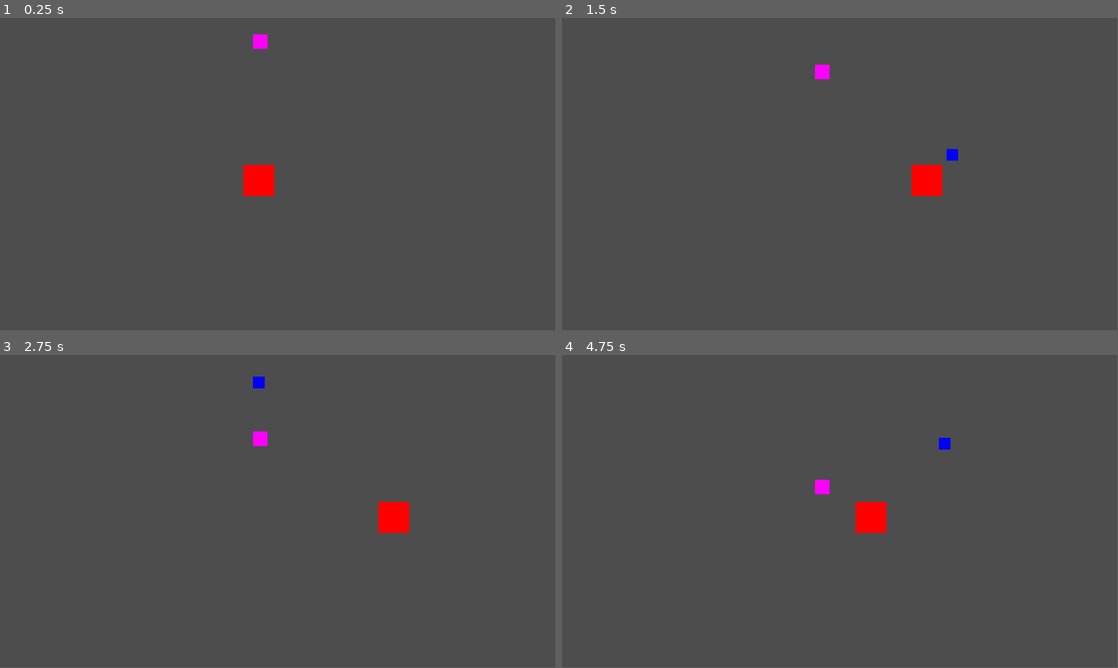
Above: before the commit, frames 1-4 (two rows, left to right).
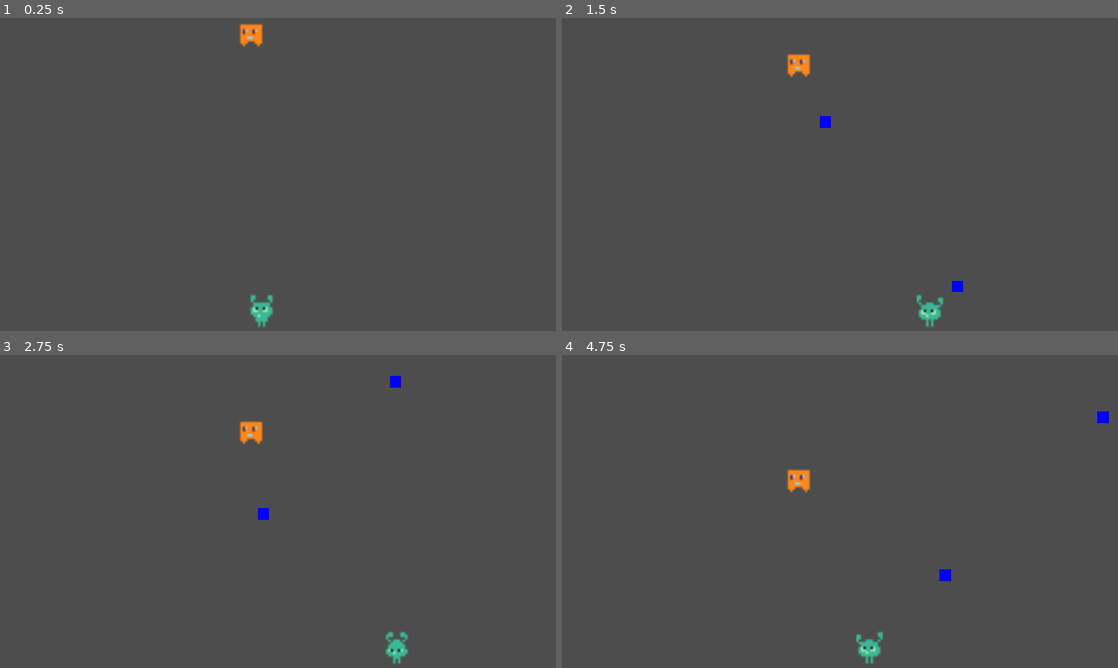
Above: after the commit, the same moments.

Repository: Roflstomp123/MRUHACKZ
Game: Godot game, scene res://Levels/temp_level.tscn
Two runs of this game, one before a commit and one after it. Both use one fixed random seed, a clock stepped at 60 frames per second and the inputs below.
Inputs:
- Up to frame 1 (0.25 s): no input
- Up to frame 2 (1.5 s): tap Enter (Finish attack) at 0.5, 1.35 s; hold Right (Move right) 0.53-1.28 s; hold Enter (Finish attack) 0.53-1.28 s; hold Left (Move left) from 1.28 s (still down)
- Up to frame 3 (2.75 s): release Left (Move left) at 2.03 s; hold Right (Move right) from 2.03 s (still down); hold Enter (Finish attack) from 2.03 s (still down)
- Up to frame 4 (4.75 s): release Enter (Finish attack) at 2.78 s; tap Enter (Finish attack) at 2.85, 4.35 s; release Right (Move right) at 3.53 s; hold Enter (Finish attack) 3.53-4.28 s; hold Left (Move left) from 3.53 s (still down)
In our replay, the window is 799x449 before the commit and 800x450 after it. These sizes can differ from the game's own. Grey fills any space a smaller window leaves; there, only what the larger window draws over its background counts as a difference.

The runs differ from the first frame. In frame 1, 1.2% of the frame differs, in the area x 43-50%, y 1-99%; in frame 2, 1.5%; in frame 3, 1.4%; in frame 4, 1.5%, in the area x 40-99%, y 18-99%.

Commit message:
Added sprite are to characters
as the title suggests

Diff:
--- a/Enemy/alien.gd
+++ b/Enemy/alien.gd
@@ -9,5 +9,6 @@
 	move_and_slide()
 
 
+
 func kill():
 	queue_free()
--- a/Enemy/alien.tscn
+++ b/Enemy/alien.tscn
@@ -1,21 +1,94 @@
-[gd_scene load_steps=4 format=3 uid="uid://1q40oymcgcqt"]
+[gd_scene load_steps=14 format=3 uid="uid://1q40oymcgcqt"]
 
 [ext_resource type="Script" path="res://Enemy/alien.gd" id="1_mms7r"]
+[ext_resource type="Texture2D" uid="uid://cy4gt6p4hp2je" path="res://Assets/enemy-idle.png" id="2_s8c28"]
+
+[sub_resource type="AtlasTexture" id="AtlasTexture_gjtea"]
+atlas = ExtResource("2_s8c28")
+region = Rect2(0, 0, 27, 19)
+
+[sub_resource type="AtlasTexture" id="AtlasTexture_2qy8e"]
+atlas = ExtResource("2_s8c28")
+region = Rect2(27, 0, 27, 19)
+
+[sub_resource type="AtlasTexture" id="AtlasTexture_qy3e3"]
+atlas = ExtResource("2_s8c28")
+region = Rect2(54, 0, 27, 19)
+
+[sub_resource type="AtlasTexture" id="AtlasTexture_mx2it"]
+atlas = ExtResource("2_s8c28")
+region = Rect2(81, 0, 27, 19)
+
+[sub_resource type="AtlasTexture" id="AtlasTexture_ve71a"]
+atlas = ExtResource("2_s8c28")
+region = Rect2(81, 0, 27, 19)
+
+[sub_resource type="AtlasTexture" id="AtlasTexture_s4soa"]
+atlas = ExtResource("2_s8c28")
+region = Rect2(54, 0, 27, 19)
+
+[sub_resource type="AtlasTexture" id="AtlasTexture_kkba4"]
+atlas = ExtResource("2_s8c28")
+region = Rect2(27, 0, 27, 19)
+
+[sub_resource type="AtlasTexture" id="AtlasTexture_b56o4"]
+atlas = ExtResource("2_s8c28")
+region = Rect2(0, 0, 27, 19)
+
+[sub_resource type="SpriteFrames" id="SpriteFrames_5d1hr"]
+animations = [{
+"frames": [{
+"duration": 1.0,
+"texture": SubResource("AtlasTexture_gjtea")
+}, {
+"duration": 1.0,
+"texture": SubResource("AtlasTexture_2qy8e")
+}, {
+"duration": 1.0,
+"texture": SubResource("AtlasTexture_qy3e3")
+}, {
+"duration": 1.0,
+"texture": SubResource("AtlasTexture_mx2it")
+}, {
+"duration": 1.0,
+"texture": SubResource("AtlasTexture_ve71a")
+}, {
+"duration": 1.0,
+"texture": SubResource("AtlasTexture_s4soa")
+}, {
+"duration": 1.0,
+"texture": SubResource("AtlasTexture_kkba4")
+}, {
+"duration": 1.0,
+"texture": SubResource("AtlasTexture_b56o4")
+}],
+"loop": true,
+"name": &"Orange",
+"speed": 5.0
+}]
 
 [sub_resource type="RectangleShape2D" id="RectangleShape2D_4dq2m"]
-size = Vector2(30, 30)
+size = Vector2(123, 49)
 
 [sub_resource type="PlaceholderTexture2D" id="PlaceholderTexture2D_myn7n"]
 size = Vector2(30, 30)
 
-[node name="Node2D" type="CharacterBody2D"]
+[node name="Orange Alien" type="CharacterBody2D"]
 script = ExtResource("1_mms7r")
 
 [node name="AnimatedSprite2D" type="AnimatedSprite2D" parent="."]
-visible = false
+position = Vector2(2.5, -5.5)
+scale = Vector2(5, 5)
+sprite_frames = SubResource("SpriteFrames_5d1hr")
+animation = &"Orange"
+autoplay = "Orange"
+frame_progress = 0.305893
 
 [node name="CollisionShape2D" type="CollisionShape2D" parent="."]
+visible = false
+position = Vector2(4.5, -11.5)
 shape = SubResource("RectangleShape2D_4dq2m")
 
 [node name="Sprite2D" type="Sprite2D" parent="."]
+visible = false
 texture = SubResource("PlaceholderTexture2D_myn7n")
--- a/Levels/temp_level.tscn
+++ b/Levels/temp_level.tscn
@@ -14,10 +14,10 @@
 [node name="temp_level" type="Node2D"]
 
 [node name="temp_player" parent="." instance=ExtResource("1_hq4be")]
-
-position = Vector2(537, 337)
+position = Vector2(546, 609)
 
 [node name="CollisionShape2D" type="CollisionShape2D" parent="temp_player"]
+visible = false
 shape = SubResource("RectangleShape2D_arefr")
 
 [node name="wall" type="StaticBody2D" parent="."]
@@ -34,5 +34,5 @@
 position = Vector2(1163, 322)
 shape = SubResource("RectangleShape2D_8nlmp")
 
-[node name="Node2D" parent="." instance=ExtResource("2_6bin5")]
-position = Vector2(540, 37)
+[node name="Orange Alien" parent="." instance=ExtResource("2_6bin5")]
+position = Vector2(523, 39)
--- a/Player/temp_player.tscn
+++ b/Player/temp_player.tscn
@@ -1,19 +1,124 @@
-[gd_scene load_steps=4 format=3 uid="uid://d2y3tr3j5exhm"]
+[gd_scene load_steps=18 format=3 uid="uid://d2y3tr3j5exhm"]
 
 [ext_resource type="Script" path="res://Player/temp_player.gd" id="1_rdv07"]
+[ext_resource type="Texture2D" uid="uid://c53rpu4towxk2" path="res://hackzplayer.png" id="2_cig0l"]
 
-[sub_resource type="Gradient" id="Gradient_p7mo1"]
-offsets = PackedFloat32Array(0, 0.991071)
-colors = PackedColorArray(1, 0, 0, 1, 1, 0, 0, 1)
+[sub_resource type="AtlasTexture" id="AtlasTexture_pthak"]
+atlas = ExtResource("2_cig0l")
+region = Rect2(18, 0, 13, 16)
 
-[sub_resource type="GradientTexture2D" id="GradientTexture2D_k78ve"]
-gradient = SubResource("Gradient_p7mo1")
+[sub_resource type="AtlasTexture" id="AtlasTexture_ung2j"]
+atlas = ExtResource("2_cig0l")
+region = Rect2(34, 0, 13, 16)
+
+[sub_resource type="AtlasTexture" id="AtlasTexture_u8xnm"]
+atlas = ExtResource("2_cig0l")
+region = Rect2(50, 0, 13, 16)
+
+[sub_resource type="AtlasTexture" id="AtlasTexture_8ijrw"]
+atlas = ExtResource("2_cig0l")
+region = Rect2(66, 0, 13, 16)
+
+[sub_resource type="AtlasTexture" id="AtlasTexture_tppr3"]
+atlas = ExtResource("2_cig0l")
+region = Rect2(82, 0, 13, 16)
+
+[sub_resource type="AtlasTexture" id="AtlasTexture_2txm6"]
+atlas = ExtResource("2_cig0l")
+region = Rect2(98, 0, 13, 16)
+
+[sub_resource type="AtlasTexture" id="AtlasTexture_7jvuc"]
+atlas = ExtResource("2_cig0l")
+region = Rect2(114, 0, 13, 16)
+
+[sub_resource type="AtlasTexture" id="AtlasTexture_bnr64"]
+atlas = ExtResource("2_cig0l")
+region = Rect2(130, 0, 13, 16)
+
+[sub_resource type="AtlasTexture" id="AtlasTexture_41gm2"]
+atlas = ExtResource("2_cig0l")
+region = Rect2(146, 0, 13, 16)
+
+[sub_resource type="AtlasTexture" id="AtlasTexture_pujbr"]
+atlas = ExtResource("2_cig0l")
+region = Rect2(162, 0, 13, 16)
+
+[sub_resource type="AtlasTexture" id="AtlasTexture_s27qi"]
+atlas = ExtResource("2_cig0l")
+region = Rect2(178, 0, 13, 16)
+
+[sub_resource type="AtlasTexture" id="AtlasTexture_4o2jc"]
+atlas = ExtResource("2_cig0l")
+region = Rect2(194, 0, 13, 16)
+
+[sub_resource type="AtlasTexture" id="AtlasTexture_ggx5p"]
+atlas = ExtResource("2_cig0l")
+region = Rect2(210, 0, 13, 16)
+
+[sub_resource type="AtlasTexture" id="AtlasTexture_jn0db"]
+atlas = ExtResource("2_cig0l")
+region = Rect2(226, 0, 13, 16)
+
+[sub_resource type="SpriteFrames" id="SpriteFrames_tdhqi"]
+animations = [{
+"frames": [{
+"duration": 1.0,
+"texture": SubResource("AtlasTexture_pthak")
+}, {
+"duration": 1.0,
+"texture": SubResource("AtlasTexture_ung2j")
+}, {
+"duration": 1.0,
+"texture": SubResource("AtlasTexture_u8xnm")
+}, {
+"duration": 1.0,
+"texture": SubResource("AtlasTexture_8ijrw")
+}, {
+"duration": 1.0,
+"texture": SubResource("AtlasTexture_tppr3")
+}, {
+"duration": 1.0,
+"texture": SubResource("AtlasTexture_2txm6")
+}, {
+"duration": 1.0,
+"texture": SubResource("AtlasTexture_7jvuc")
+}, {
+"duration": 1.0,
+"texture": SubResource("AtlasTexture_bnr64")
+}, {
+"duration": 1.0,
+"texture": SubResource("AtlasTexture_41gm2")
+}, {
+"duration": 1.0,
+"texture": SubResource("AtlasTexture_pujbr")
+}, {
+"duration": 1.0,
+"texture": SubResource("AtlasTexture_s27qi")
+}, {
+"duration": 1.0,
+"texture": SubResource("AtlasTexture_4o2jc")
+}, {
+"duration": 1.0,
+"texture": SubResource("AtlasTexture_ggx5p")
+}, {
+"duration": 1.0,
+"texture": SubResource("AtlasTexture_jn0db")
+}],
+"loop": true,
+"name": &"new_animation",
+"speed": 5.0
+}]
 
 [node name="temp_player" type="CharacterBody2D"]
 script = ExtResource("1_rdv07")
 
-[node name="Sprite2D" type="Sprite2D" parent="."]
-texture = SubResource("GradientTexture2D_k78ve")
-
 [node name="ProjectlesParent" type="Node2D" parent="."]
 top_level = true
+
+[node name="AnimatedSprite2D" type="AnimatedSprite2D" parent="."]
+position = Vector2(1, 0)
+scale = Vector2(5, 5)
+sprite_frames = SubResource("SpriteFrames_tdhqi")
+animation = &"new_animation"
+autoplay = "new_animation"
+frame_progress = 0.819824
--- a/project.godot
+++ b/project.godot
@@ -14,6 +14,10 @@
 run/main_scene="res://Levels/temp_level.tscn"
 config/features=PackedStringArray("4.3", "Forward Plus")
 config/icon="res://icon.svg"
+
+[display]
+
+window/stretch/mode="canvas_items"
 
 [input]
 
Not shown, added: Assets/enemy-idle.png.import
